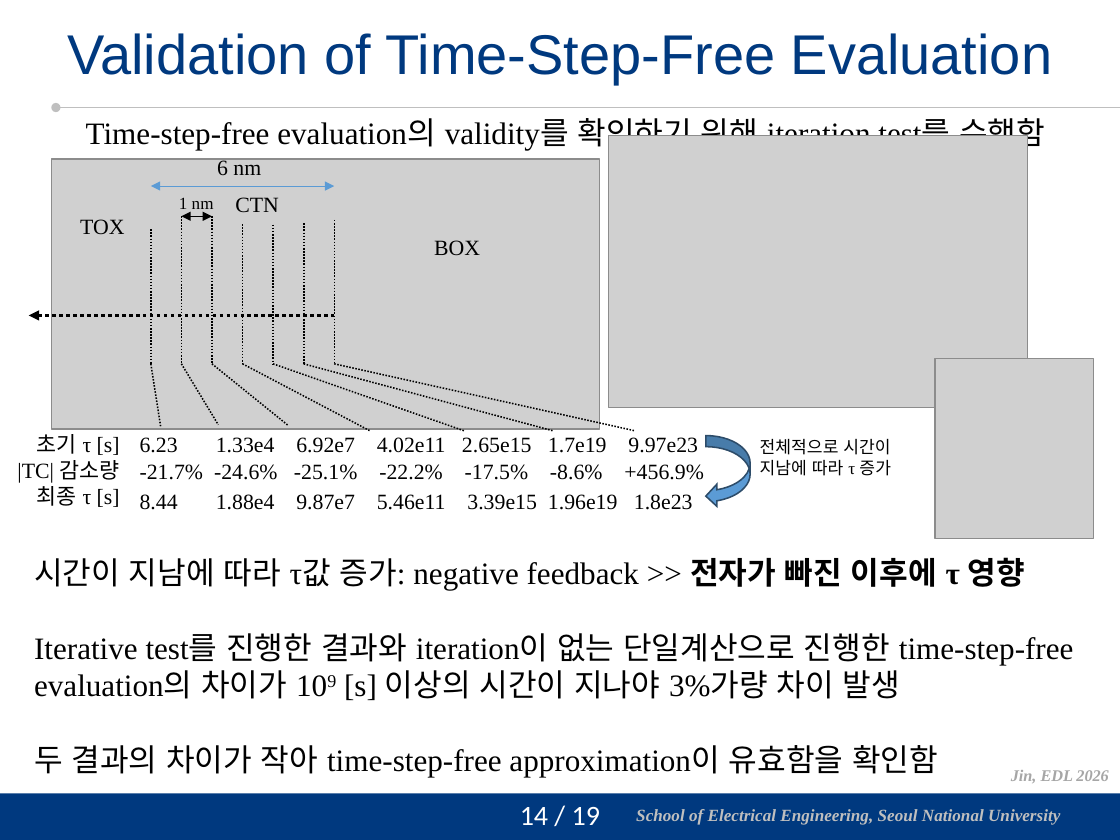
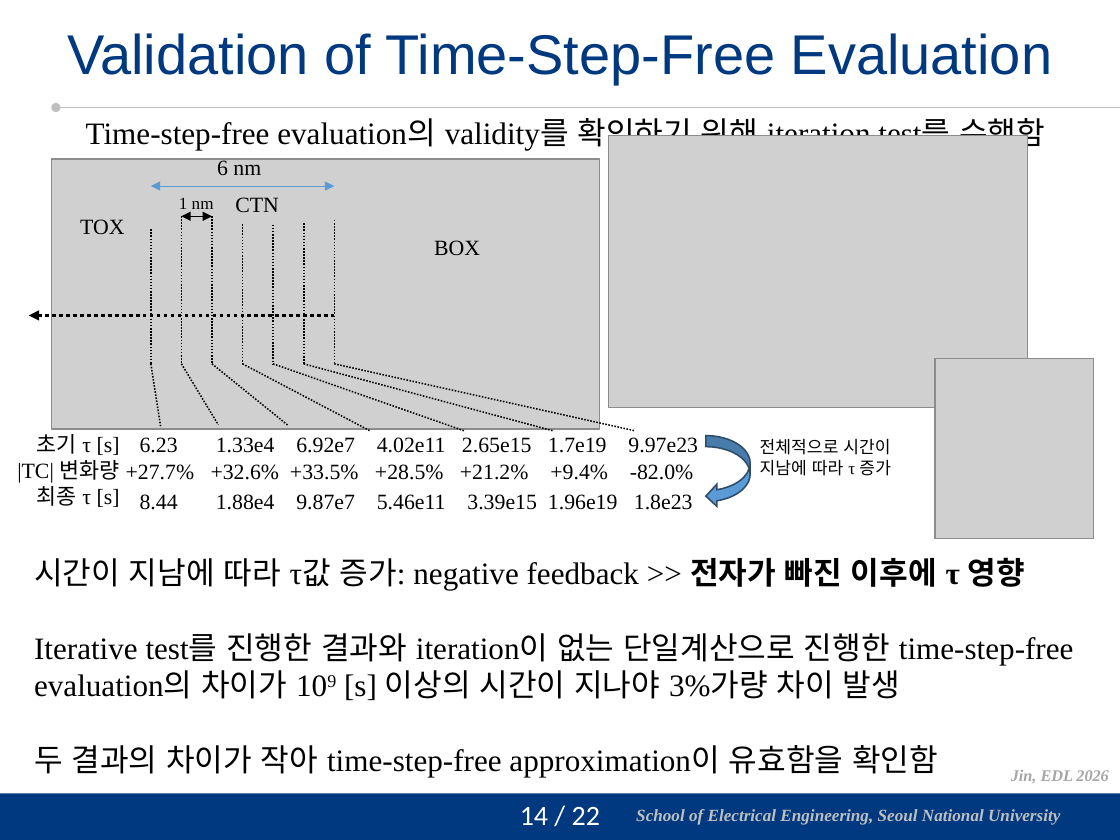
Before and after one commit to vectorcont62-dev/Graduation-SNU-MS, a slide deck: slide 15 of 진명 석사졸업 연구 정리 - 주요내용 보강.pptx. Drawn at 1120x840 pixels with LibreOffice and Linux fonts; fonts in the diff are those of the drawing; grey boxes stand for pictures; background and template pictures are left out. Boxes give left, top, right and bottom in pixels: in the first picture for what was removed or moved away, otherwise in the second. Text is boxed around its words. In the diff, an @@ line names an element or a change of style, - is before the commit and + after.

```diff
--- a/진명 석사졸업 연구 정리 - 주요내용 보강.pptx
+++ b/진명 석사졸업 연구 정리 - 주요내용 보강.pptx
@@ text at (x1=17, y1=460, x2=119, y2=483): text changed @@
-|TC| 감소량
+|TC| 변화량
@@ text at (x1=126, y1=464, x2=694, y2=480): text changed @@
--21.7% -24.6% -25.1% -22.2% -17.5% -8.6% +456.9%
++27.7% +32.6% +33.5% +28.5% +21.2% +9.4% -82.0%
@@ page number at (x1=520, y1=807, x2=600, y2=825): text changed @@
-14 / 19
+14 / 22
```
Also in this commit, not shown: 9 other slides changed, 1 slide added, 1 slide removed, 3 other files.
